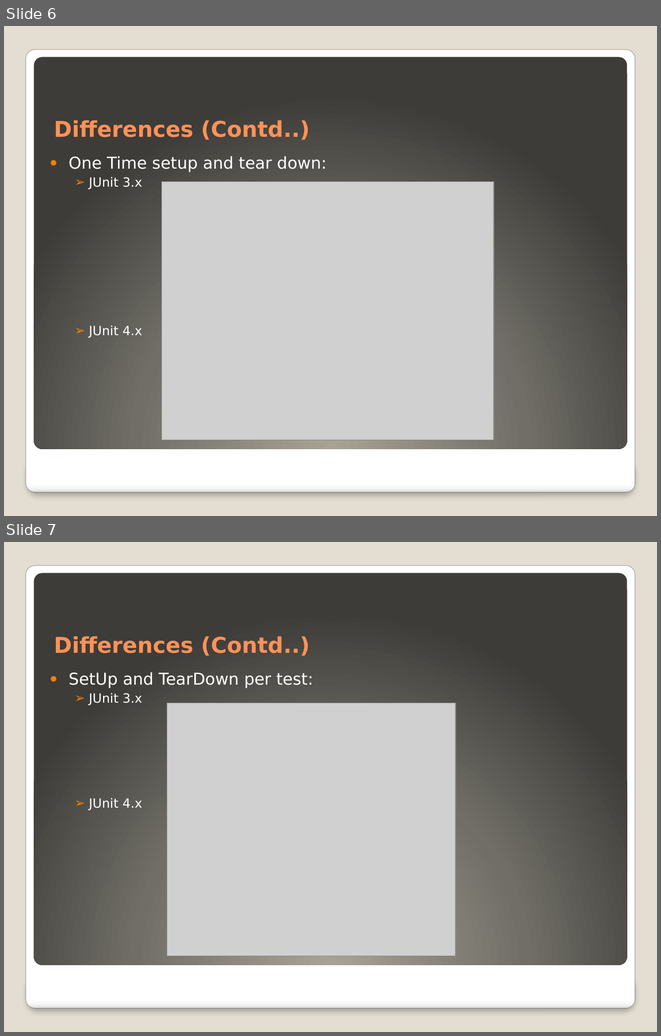
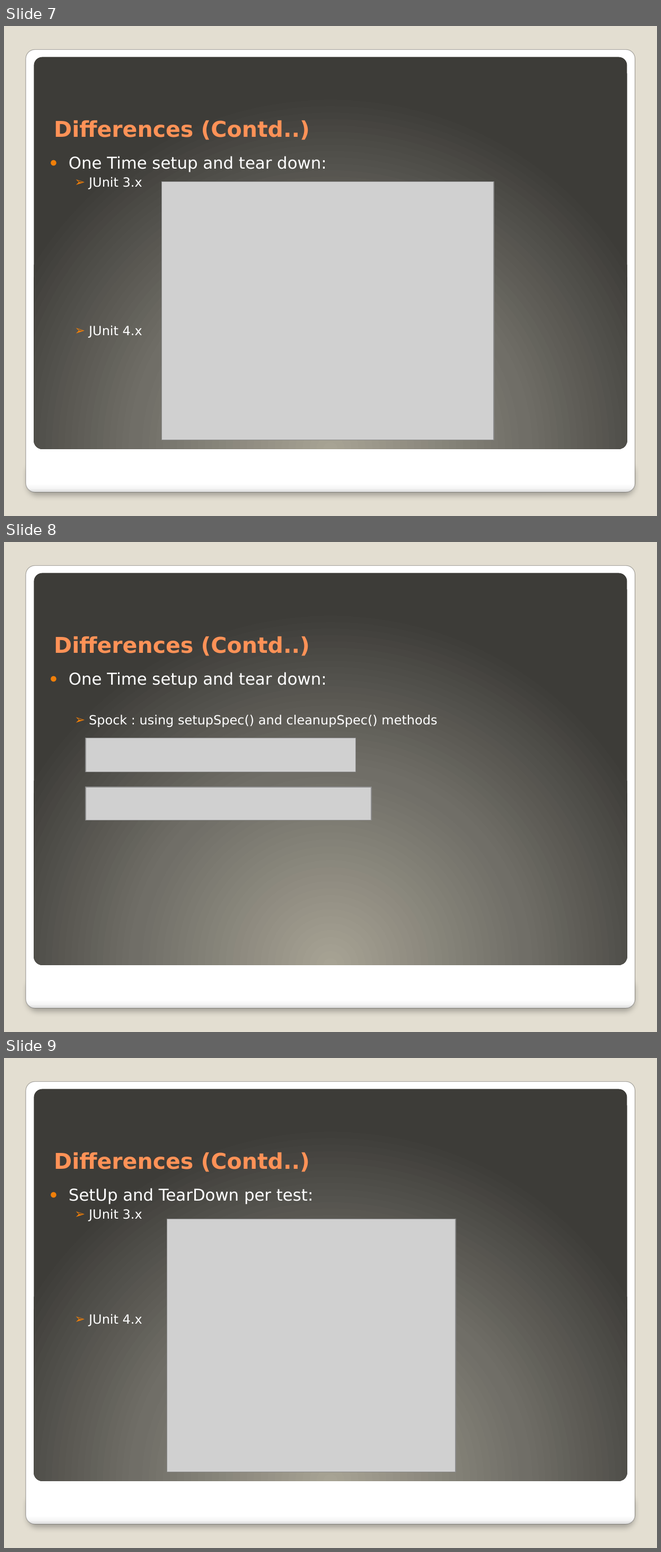
Before and after one commit to ayazlakdawala/JUnitMigration3.x-4.x, a slide deck: TechiNar Series-Unit Testing Frameworks Demo.pptx. Shown one above the other, each under a label of ours: slides 6 and 7 before the commit, slides 7, 8 and 9 after it. The pictures are 661x1036 and 661x1552 pixels, drawn with LibreOffice and Linux fonts; fonts in the diff are those of the drawing; grey boxes stand for pictures. Boxes give left, top, right and bottom in pixels: in the first picture for what was removed or moved away, otherwise in the second. Text is boxed around its words. In the diff, an @@ line names an element or a change of style, - is before the commit and + after.

Commit message:
added new spock features to the project

```diff
--- a/TechiNar Series-Unit Testing Frameworks Demo.pptx
+++ b/TechiNar Series-Unit Testing Frameworks Demo.pptx
@@ slide 8 added at (x1=4, y1=542, x2=657, y2=1032), background #E3DED1; not listed: 3 template elements that a slide beside it also shows @@
@@ title added at (x1=54, y1=636, x2=310, y2=656), 24 pt, text #FF9258, bold @@
+Differences (Contd..)
@@ text added at (x1=69, y1=672, x2=437, y2=727), 14 pt, text #FFFFFF @@
+● One Time setup and tear down:
+  ➢ Spock : using setupSpec() and cleanupSpec() methods
@@ picture added at (x1=86, y1=738, x2=355, y2=772) @@
@@ picture added at (x1=86, y1=787, x2=372, y2=820) @@
@@ what was slide 6 is now slide 7 @@
@@ what was slide 7 is now slide 9 @@
```
Also in this commit, not shown: 8 slides changed, 9 other slides added, 2 other files.
